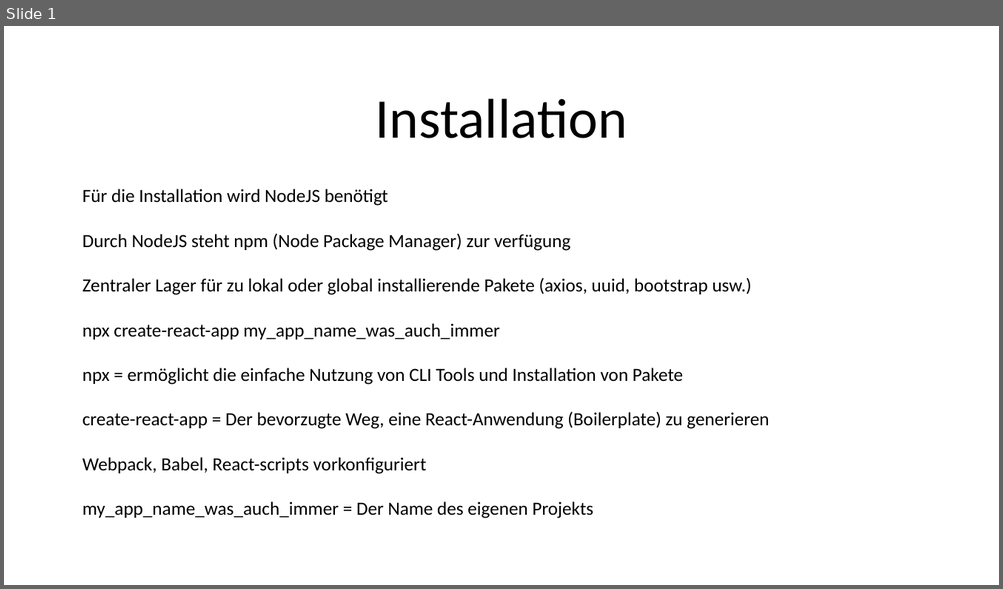
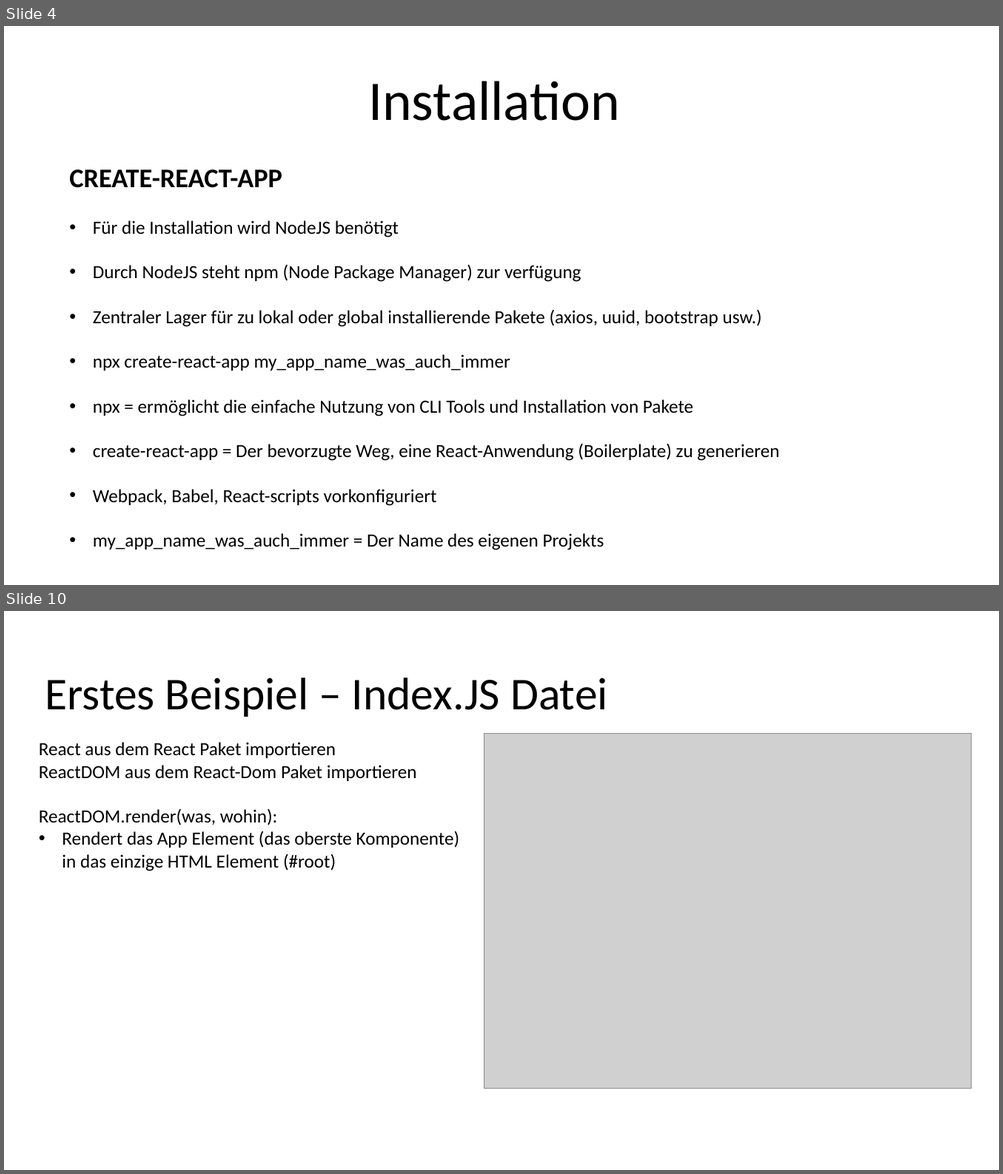
Before and after one commit to szitastamas/react_presentation_drheuer, a slide deck: React_Components.pptx. Shown one above the other, each under a label of ours: slide 1 before the commit, slides 4 and 10 after it; the slides between them are not shown. The pictures are 1003x589 and 1003x1174 pixels, drawn with LibreOffice and Linux fonts; fonts in the diff are those of the drawing; grey boxes stand for pictures. Boxes give left, top, right and bottom in pixels: in the first picture for what was removed or moved away, otherwise in the second. Text is boxed around its words. In the diff, an @@ line names an element or a change of style, - is before the commit and + after.

```diff
--- a/React_Components.pptx
+++ b/React_Components.pptx
@@ slide 10 added at bbox=[4, 611, 999, 1170], background #FFFFFF @@
@@ title added at bbox=[45, 678, 608, 717], 44 pt, text #000000 @@
+Erstes Beispiel – Index.JS Datei
@@ text added at bbox=[39, 742, 460, 871], 18 pt, text #000000 @@
+React aus dem React Paket importieren
+ReactDOM aus dem React-Dom Paket importieren
+ReactDOM.render(was, wohin):
+• Rendert das App Element (das oberste Komponente) in das einzige HTML Element (#root)
@@ picture added at bbox=[484, 733, 972, 1088] @@
@@ what was slide 1 is now slide 4 @@
@@ slide 4 changed as well @@
@@ title "Installation": place and size @@
-title "Installation" at bbox=[375, 99, 627, 138]
+title "Installation" at bbox=[368, 81, 620, 121]
@@ text "CREATE-REACT-APP": place and size @@
-text "CREATE-REACT-APP" at bbox=[82, 189, 768, 519]
+text "CREATE-REACT-APP" at bbox=[69, 170, 779, 551]
@@ text at bbox=[69, 170, 282, 188]: paragraph added @@
+CREATE-REACT-APP
@@ text at bbox=[93, 221, 779, 551]: bullet none to • @@
```
Also in this commit, not shown: 12 other slides added, 1 slide removed, 32 other files.
